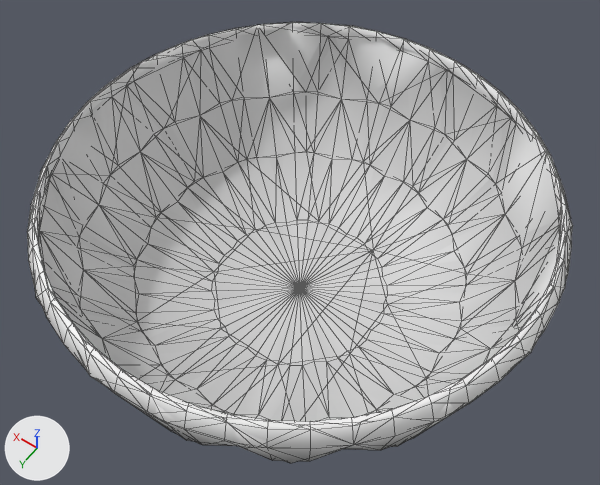
The glTF model public/models/props/m_glass_bowl.glb, before and after one commit.
One viewpoint serves both versions: a camera (50 mm lens) standing at (-0.1135, 0.1586, 0.2837) and looking at (0.0, -0.0003, 0.0339). The axes (+X, +Y, +Z) are drawn at lower left. The lights are the same throughout. The older version comes first. Mesh edges are drawn as thin lines.

The older version as bpy lines, for what is in view:
```python
me_lod0__glass = bpy.data.meshes.new('lod0__glass')
me_lod0__glass.from_pydata(...)  # 482 vertices, 960 faces; spans x -0.095..0.095, y -0.095..0.095, z 0.0..0.067
me_lod0__glass.materials.append(mat_defaultmaterial)
me_lod1__glass = bpy.data.meshes.new('lod1__glass')
me_lod1__glass.from_pydata(...)  # 170 vertices, 336 faces; spans x -0.095..0.095, y -0.095..0.095, z 0.0..0.067
me_lod1__glass.materials.append(mat_defaultmaterial_001)
ob_lod0__glass = bpy.data.objects.new('lod0__glass', me_lod0__glass)
ob_lod0__glass.location = (0.0, 0.0, 0.0)
ob_lod1__glass = bpy.data.objects.new('lod1__glass', me_lod1__glass)
ob_lod1__glass.location = (0.0, 0.0, 0.0)
```
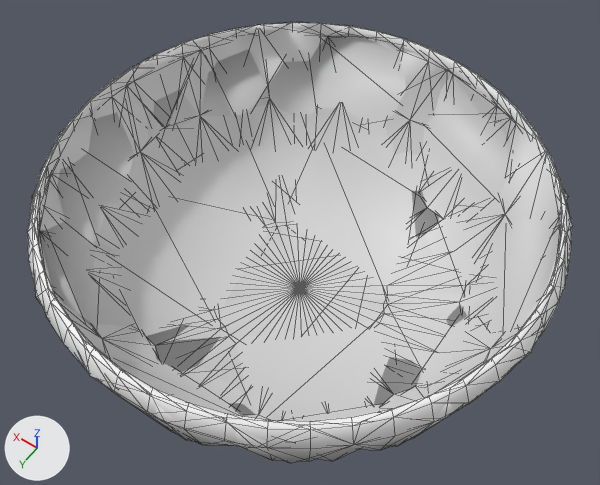
Location of each change, (x1, y1, x2, y2) in pixels of the pictures (600 x 485 px):
'lod2__glass', added: after (32, 34, 568, 461)
'lod1__glass', unchanged, covered by the edit: (33, 22, 573, 463) in both

Edits to the bpy script that builds the scene:
```text
Add mat_defaultmaterial_002:
    mat_defaultmaterial_002 = bpy.data.materials.new('DefaultMaterial.002')
    mat_defaultmaterial_002.use_nodes = True; mat_defaultmaterial_002.node_tree.nodes.clear()
    _N = mat_defaultmaterial_002.node_tree.nodes; _L = mat_defaultmaterial_002.node_tree.links
    n0 = _N.new('ShaderNodeOutputMaterial'); n0.name = 'Material Output'
    n1 = _N.new('ShaderNodeBsdfPrincipled'); n1.name = 'Principled BSDF'
    n2 = _N.new('ShaderNodeVertexColor'); n2.name = 'Color Attribute'
    _L.new(n1.outputs[0], n0.inputs[0])  # 'BSDF' to 'Surface'
    _L.new(n2.outputs[0], n1.inputs[0])  # 'Color' to 'Base Color'
Add me_lod2__glass:
    me_lod2__glass.from_pydata(...)  # 52 vertices, 100 faces; spans x -0.094..0.093, y -0.094..0.094, z 0.0..0.065
    me_lod2__glass.materials.append(mat_defaultmaterial_002)
Add ob_lod2__glass:
    ob_lod2__glass = bpy.data.objects.new('lod2__glass', me_lod2__glass)
    ob_lod2__glass.location = (0.0, 0.0, 0.0)
```
